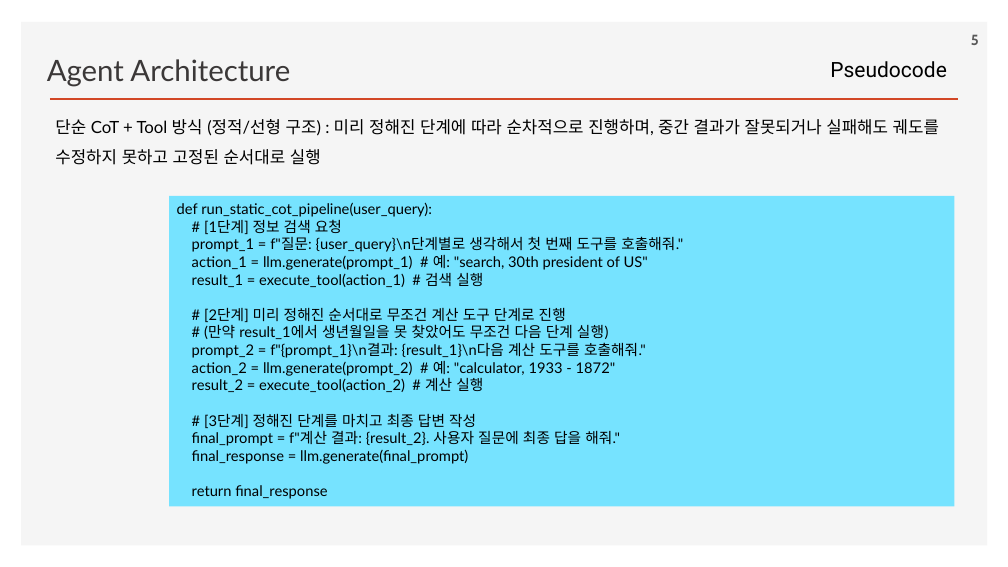
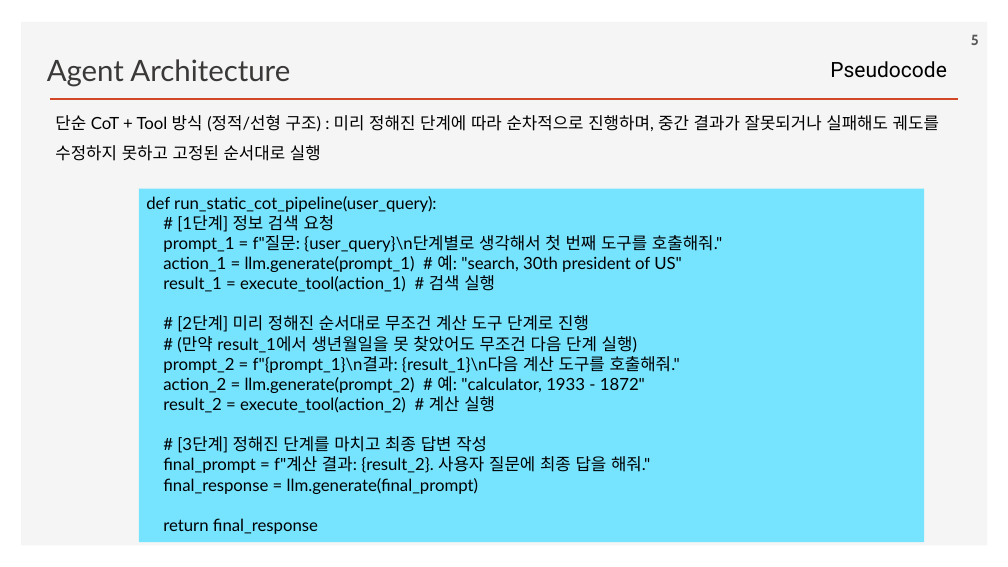
Before and after one commit to ancestor9/2026_Fall_Learning-Langchain-AI-Agent, a slide deck: slide 5 of ppts/CHAPTER 6 Agent Architecture.pptx. Drawn at 1008x567 pixels with LibreOffice and Linux fonts; fonts in the diff are those of the drawing; background and template pictures are left out. Boxes give left, top, right and bottom in pixels: in the first picture for what was removed or moved away, otherwise in the second. Text is boxed around its words. In the diff, an @@ line names an element or a change of style, - is before the commit and + after.

```diff
--- a/ppts/CHAPTER 6 Agent Architecture.pptx
+++ b/ppts/CHAPTER 6 Agent Architecture.pptx
@@ text "단순 CoT + Tool 방식 ...": place and size @@
-text "단순 CoT + Tool 방식 ..." at (55, 119, 939, 165)
+text "단순 CoT + Tool 방식 ..." at (55, 115, 939, 161)
@@ rectangle "def run_static_cot_pipeline(user_query):": place and size @@
-rectangle "def run_static_cot_pipeline(user_query):" at (169, 196, 955, 507)
+rectangle "def run_static_cot_pipeline(user_query):" at (139, 188, 925, 542)
@@ rectangle "def run_static_cot_pipeline(user_query):" at (139, 188, 925, 542): size 14 to 16 pt @@
```
Also in this commit, not shown: 5 other slides changed, 1 other file.
